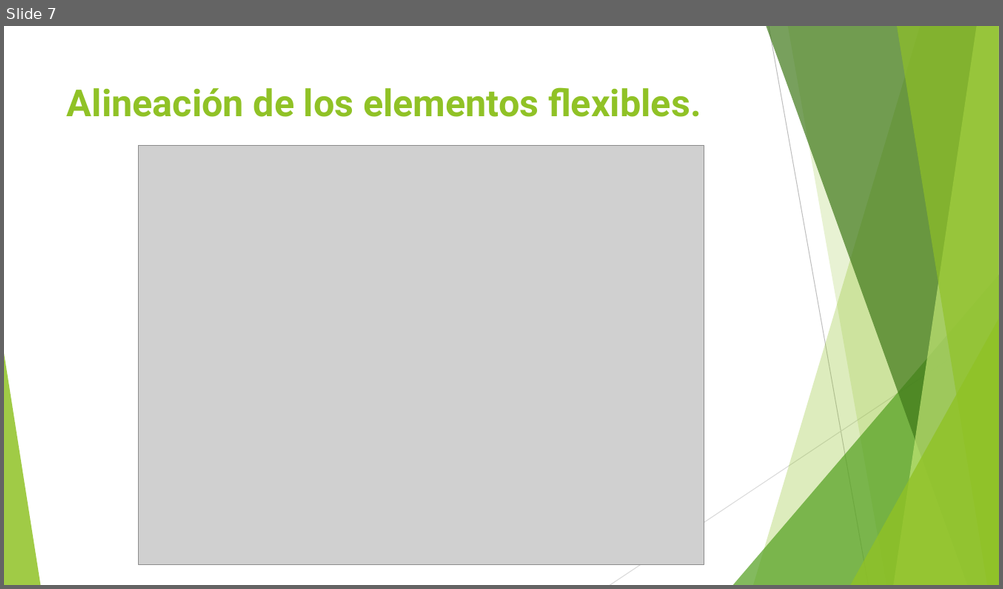
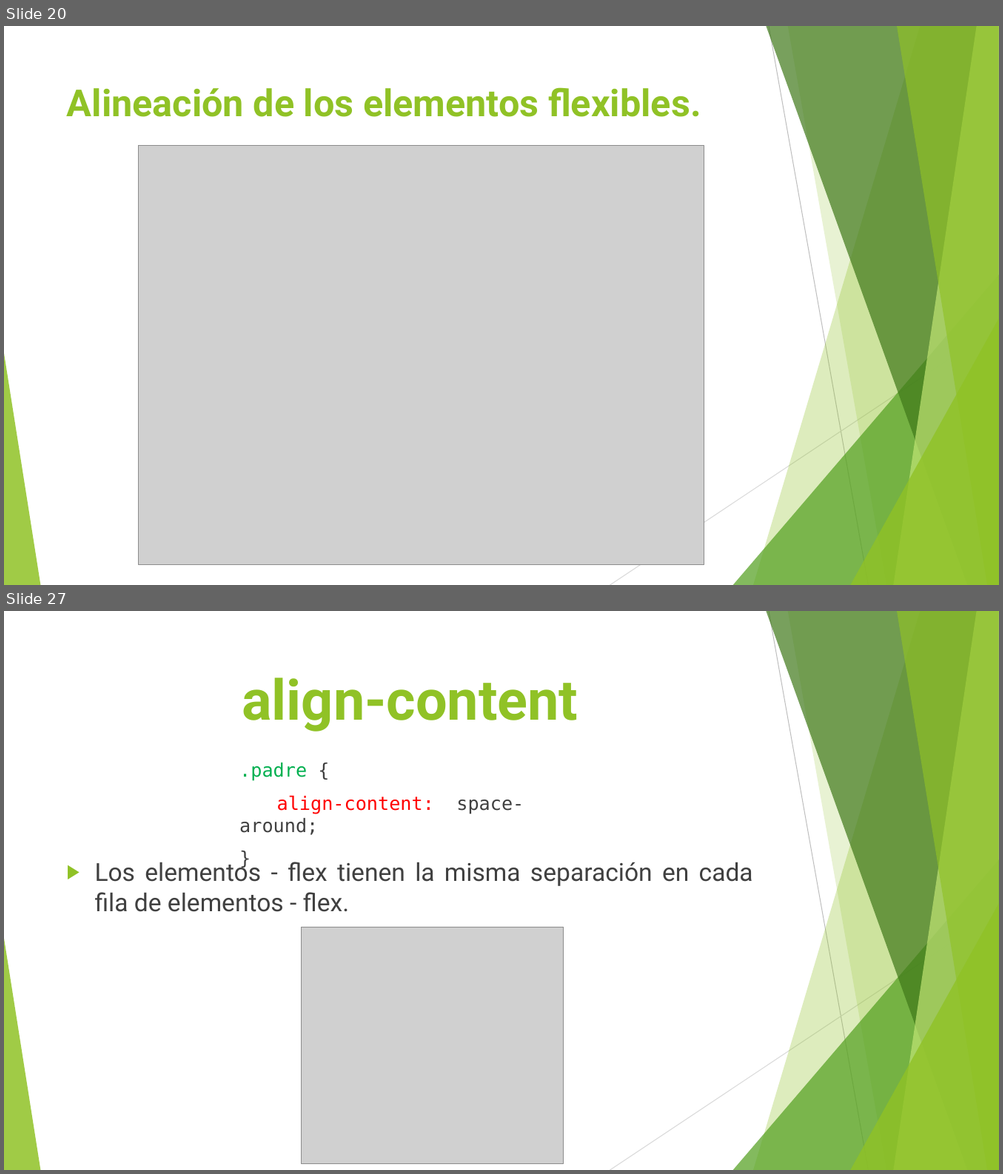
Before and after one commit to sergio180194/ProgramacionWeb, a slide deck: Flexbox/Flexbox.pptx. Shown one above the other, each under a label of ours: slide 7 before the commit, slides 20 and 27 after it; the slides between them are not shown. The pictures are 1003x589 and 1003x1174 pixels, drawn with LibreOffice and Linux fonts; fonts in the diff are those of the drawing; grey boxes stand for pictures. Boxes give left, top, right and bottom in pixels: in the first picture for what was removed or moved away, otherwise in the second. Text is boxed around its words. In the diff, an @@ line names an element or a change of style, - is before the commit and + after.

```diff
--- a/Flexbox/Flexbox.pptx
+++ b/Flexbox/Flexbox.pptx
@@ slide 27 added at [4,611,999,1170], background #FFFFFF; not listed: 10 template elements that a slide beside it also shows @@
@@ title added at [242,678,578,732], 54 pt, text #90C226, bold @@
+align-content
@@ text added at [239,763,523,815], 18 pt, text #404040 @@
+.padre {
+align-content: space-around;
+}
@@ text added at [95,859,753,912], 24 pt, text #404040 @@
+▶ Los elementos - flex tienen la misma separación en cada fila de elementos - flex.
@@ picture added at [301,927,563,1165] @@
@@ what was slide 7 is now slide 20 @@
```
Also in this commit, not shown: 1 slide changed, 30 other slides added, 1 other file.
